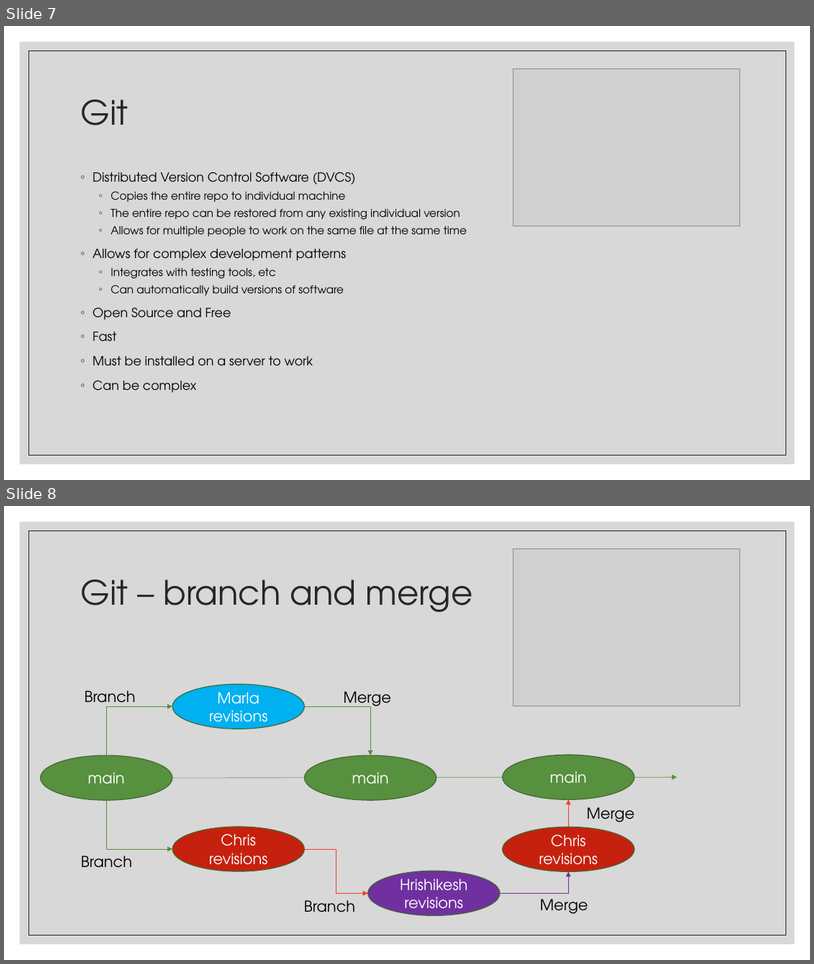
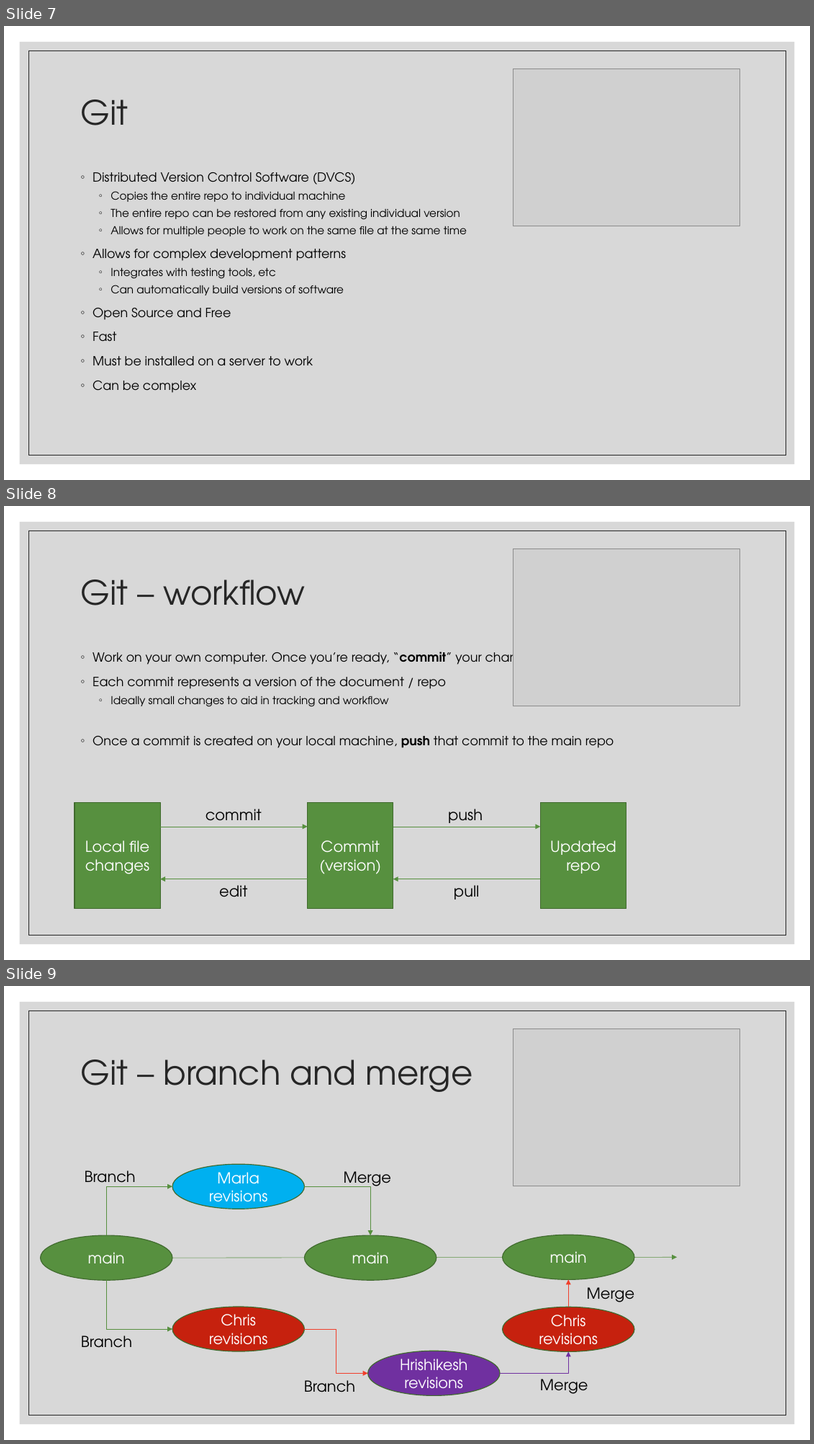
Before and after one commit to grantleadingtechnology/github-demo, a slide deck: presentation/Version Control and me.pptx. Shown one above the other, each under a label of ours: slides 7 and 8 before the commit, slides 7, 8 and 9 after it. The pictures are 814x964 and 814x1444 pixels, drawn with LibreOffice and Linux fonts; fonts in the diff are those of the drawing; grey boxes stand for pictures. Boxes give left, top, right and bottom in pixels: in the first picture for what was removed or moved away, otherwise in the second. Text is boxed around its words. In the diff, an @@ line names an element or a change of style, - is before the commit and + after.

Commit message:
added pull slides

```diff
--- a/presentation/Version Control and me.pptx
+++ b/presentation/Version Control and me.pptx
@@ slide 8 added at bbox=[4, 506, 810, 960], background #FFFFFF; not listed: 2 template elements that a slide beside it also shows @@
@@ picture added at bbox=[513, 548, 741, 705] @@
@@ title added at bbox=[80, 579, 305, 605], 40 pt, text #262626 @@
+Git – workflow
@@ text added at bbox=[93, 649, 614, 748], 15 pt, text #000000 @@
+◦ Work on your own computer. Once you’re ready, “commit” your changes
+◦ Each commit represents a version of the document / repo
+  ◦ Ideally small changes to aid in tracking and workflow
+◦ Once a commit is created on your local machine, push that commit to the main repo
@@ rectangle added at bbox=[75, 803, 161, 909], fill #57903F, outline #406B2F 1 pt, 18 pt, text #FFFFFF @@
+Local file changes
@@ rectangle added at bbox=[308, 803, 394, 909], fill #57903F, outline #406B2F 1 pt, 18 pt, text #FFFFFF @@
+Commit (version)
@@ rectangle added at bbox=[540, 803, 627, 909], fill #57903F, outline #406B2F 1 pt, 18 pt, text #FFFFFF @@
+Updated repo
@@ arrow added from (161, 826) to (308, 826), #57903F 0.5 pt @@
@@ text added at bbox=[206, 808, 262, 827], 18 pt, text #000000 @@
+commit
@@ arrow added from (394, 826) to (540, 826), #57903F 0.5 pt @@
@@ text added at bbox=[448, 808, 483, 827], 18 pt, text #000000 @@
+push
@@ arrow added from (308, 879) to (161, 879), #57903F 0.5 pt @@
@@ text added at bbox=[219, 885, 247, 897], 18 pt, text #000000 @@
+edit
@@ arrow added from (540, 879) to (394, 879), #57903F 0.5 pt @@
@@ text added at bbox=[454, 885, 479, 899], 18 pt, text #000000 @@
+pull
@@ what was slide 8 is now slide 9 @@
```
Also in this commit, not shown: 1 other slide added.
